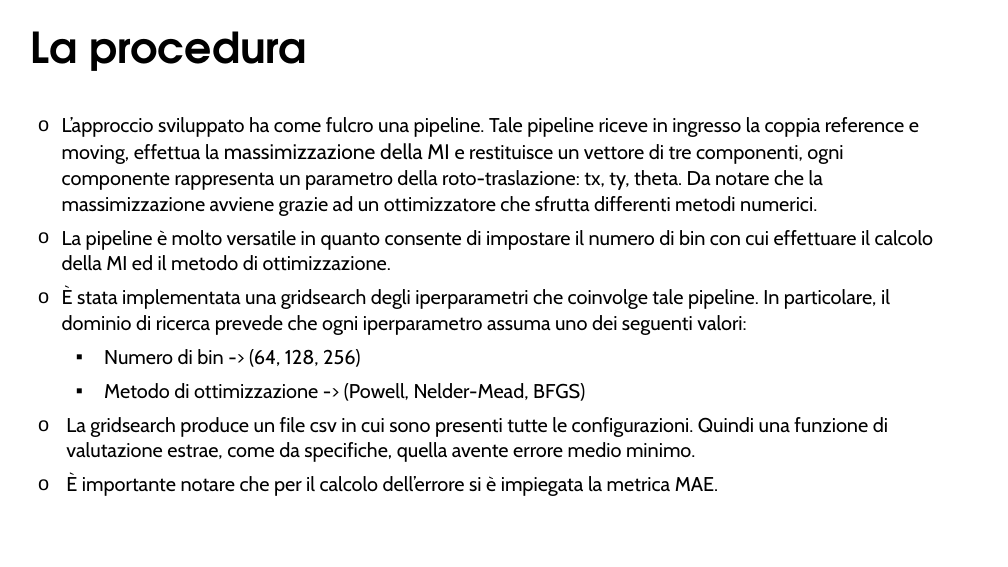
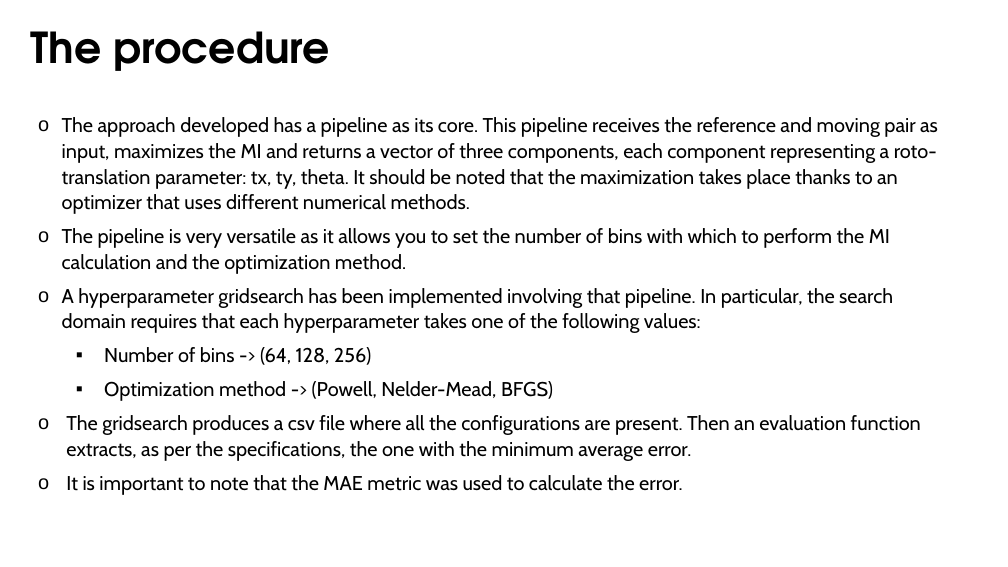
Before and after one commit to Gabro29/vision-course, a slide deck: slide 3 of First Assignment/Assignment_1.pptx. Drawn at 1008x567 pixels with LibreOffice and Linux fonts; fonts in the diff are those of the drawing. Boxes give left, top, right and bottom in pixels: in the first picture for what was removed or moved away, otherwise in the second. Text is boxed around its words. In the diff, an @@ line names an element or a change of style, - is before the commit and + after.

```diff
--- a/First Assignment/Assignment_1.pptx
+++ b/First Assignment/Assignment_1.pptx
@@ text at (x1=31, y1=31, x2=330, y2=71): text changed @@
-La procedura
+The procedure
@@ text at (x1=62, y1=117, x2=938, y2=495): text changed @@
-o L’approccio sviluppato ha come fulcro una pipeline. Tale pipeline riceve in ingresso la coppia reference e moving, effettua la massimizzazione della MI e restituisce un vettore di tre componenti, ogni componente rappresenta un parametro della roto-traslazione: tx, ty, theta. Da notare che la massimizzazione avviene grazie ad un ottimizzatore che sfrutta differenti metodi numerici.
-o La pipeline è molto versatile in quanto consente di impostare il numero di bin con cui effettuare il calcolo della MI ed il metodo di ottimizzazione.
-o È stata implementata una gridsearch degli iperparametri che coinvolge tale pipeline. In particolare, il dominio di ricerca prevede che ogni iperparametro assuma uno dei seguenti valori:
-  ▪ Numero di bin -> (64, 128, 256)
-  ▪ Metodo di ottimizzazione -> (Powell, Nelder-Mead, BFGS)
-o La gridsearch produce un file csv in cui sono presenti tutte le configurazioni. Quindi una funzione di valutazione estrae, come da specifiche, quella avente errore medio minimo.
-o È importante notare che per il calcolo dell’errore si è impiegata la metrica MAE.
+o The approach developed has a pipeline as its core. This pipeline receives the reference and moving pair as input, maximizes the MI and returns a vector of three components, each component representing a roto-translation parameter: tx, ty, theta. It should be noted that the maximization takes place thanks to an optimizer that uses different numerical methods.
+o The pipeline is very versatile as it allows you to set the number of bins with which to perform the MI calculation and the optimization method.
+o A hyperparameter gridsearch has been implemented involving that pipeline. In particular, the search domain requires that each hyperparameter takes one of the following values:
+  ▪ Number of bins -> (64, 128, 256)
+  ▪ Optimization method -> (Powell, Nelder-Mead, BFGS)
+o The gridsearch produces a csv file where all the configurations are present. Then an evaluation function extracts, as per the specifications, the one with the minimum average error.
+o It is important to note that the MAE metric was used to calculate the error.
```
Also in this commit, not shown: 9 other slides changed, 1 slide added, 1 slide removed, 1 other file.
